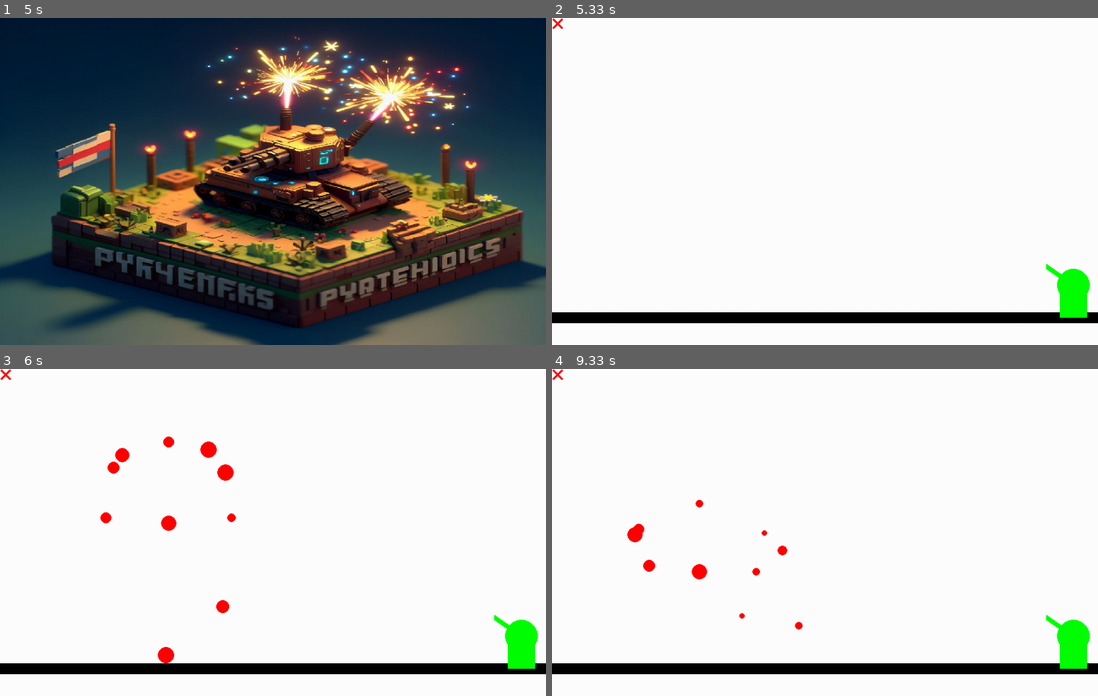
Above: before the commit, frames 1-4 (two rows, left to right).
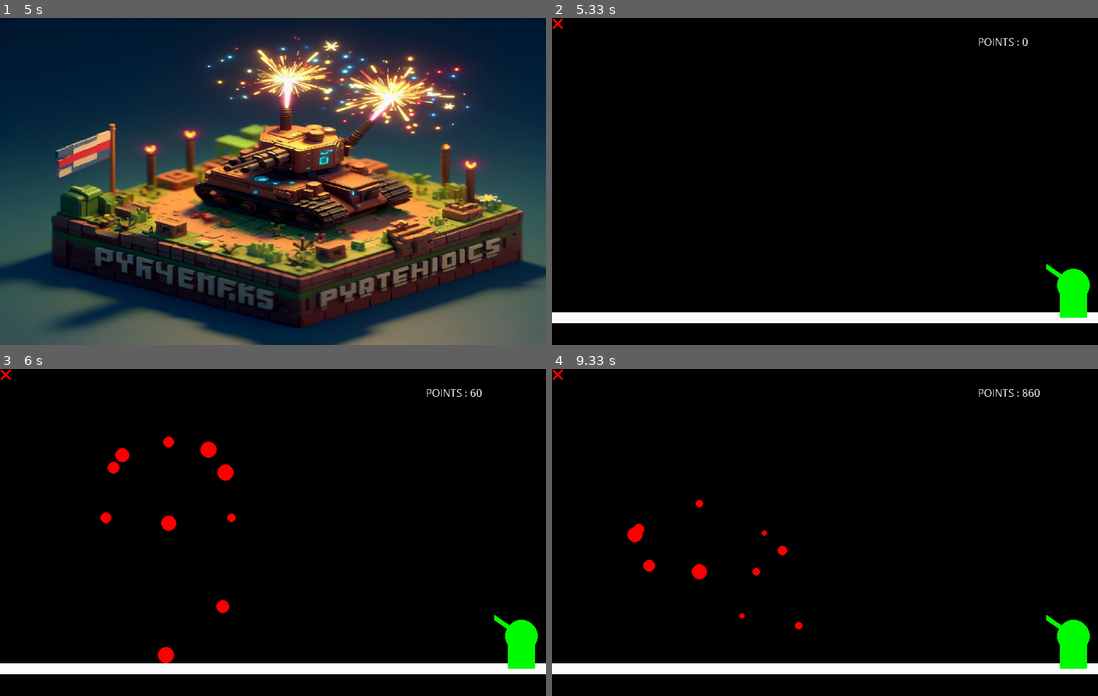
Above: after the commit, the same moments.

Repository: BapL49/projet-1---feu-d-artifices
Game: pygame game, started from main.py
Same seed, same stepped clock (60 frames per second), same inputs: the game is played once before the commit and once after it.
Inputs (mouse positions are in pixels of both pictures, inside the frame that each line leads up to):
- Up to frame 1 (5 s): no input
- Up to frame 2 (5.33 s): no input
- Up to frame 3 (6 s): click (163, 558) at 5.38 s; click (169, 454) at 5.72 s
- Up to frame 4 (9.33 s): click (633, 646) at 6.05 s; click (644, 463) at 6.38 s; click (803, 421) at 6.72 s; click (901, 552) at 7.05 s; press the mouse at (557, 375) at 7.37 s; move the mouse to (754, 503) at 7.47 s; release the mouse at (945, 633) at 7.6 s; click (792, 604) at 7.72 s; click (1027, 627) at 8.05 s; click (628, 558) at 8.38 s; click (743, 575) at 8.72 s; click (699, 516) at 9.05 s

Frame 1 is identical in both runs. In frame 2, 99% of the frame differs, in the area x 0-100%, y 0-100%; in frame 3, 98%; in frame 4, 99%.

Commit message:
comptage des points

Diff:
--- /dev/null
+++ b/CompteurPoints.py
@@ -0,0 +1,28 @@
+import pygame
+
+
+
+class CompteurPoints:
+    def __init__(self, positionX, positionY, fenetre) :
+        self.points = 0
+        self.positionX = positionX
+        self.positionY = positionY
+        self.fenetre = fenetre
+
+        # Affichage du compteur de points
+        pygame.font.init()
+
+        self.font = pygame.font.SysFont('comic Sans MS', 20)
+        self.compteur = self.font.render(f'POINTS : {self.points}', False, (255, 255, 255))
+
+        self.fenetre.blit(self.compteur, (self.positionX, self.positionY))
+        pygame.display.flip()
+
+
+    def ajouterPoints(self):
+        self.points += 10
+
+        self.compteur = self.font.render(f'POINTS : {self.points}', False, (255, 255, 255))
+        self.fenetre.blit(self.compteur, (self.positionX, self.positionY))
+
+        pygame.display.flip()
--- a/main.py
+++ b/main.py
@@ -6,6 +6,7 @@
 from Fleurs import *
 from class_Tourelle import *
 import math
+from CompteurPoints import *
 
 HAUTEUR_FENETRE = 600
 LARGEUR_FENETRE = 1000
@@ -13,6 +14,10 @@
 list_fireworks = [] #liste contenant les instances de la classe division
 limiteSol = HAUTEUR_FENETRE - 60 # position Y du sol
 fenetre = display.set_mode((LARGEUR_FENETRE, HAUTEUR_FENETRE))
+
+# variable de points global
+global points
+points = 0
 
 turret = Tourelle(fenetre)#instance de la classe tourelle
 
@@ -30,9 +35,6 @@
 
 
 
-
-
-
 def gererFirework():
     for firework in list_fireworks:
         # deltaTime in seconds.
@@ -40,9 +42,13 @@
         # turret.tir((705,345),firework)
 
         # supprime la divison si elle se trouve au dessus de limiteSol
-        if firework.positionY >= limiteSol or turret.collition==True:
+        if firework.positionY >= limiteSol :
             list_fireworks.remove(firework)
+            global points
+            points += 10
 
+        if turret.collition == True :
+            list_fireworks(firework)
 
 
 
@@ -114,17 +120,20 @@
 
 
 
-        fenetre.fill(BLANC)
+        fenetre.fill(NOIR)
         #Dessin du sol et de la tourelle
-        sol = pygame.draw.rect(fenetre, NOIR, (0, limiteSol, LARGEUR_FENETRE, 20))
+        sol = pygame.draw.rect(fenetre, BLANC, (0, limiteSol, LARGEUR_FENETRE, 20))
         tourelle_square = pygame.draw.rect(fenetre,VERT, (LARGEUR_FENETRE - 70, HAUTEUR_FENETRE - 100, 50, 50))
         tourrelle_circle = pygame.draw.circle(fenetre, VERT, (LARGEUR_FENETRE - 45 , HAUTEUR_FENETRE - 110 ), circle_radius )
         tourrelle_canon = pygame.draw.line(fenetre, VERT, (LARGEUR_FENETRE - 95, HAUTEUR_FENETRE - 145), (LARGEUR_FENETRE - 45, HAUTEUR_FENETRE - 110), 10)
         fenetre.blit(quit_surface,(0,0),)
 
+        # afficher compteur de points
+        font = pygame.font.SysFont('comic Sans MS', 20)
+        compteur = font.render(f'POINTS : {points}', False, (255, 255, 255))
+
+        fenetre.blit(compteur, (LARGEUR_FENETRE - 220, 30))
         pygame.display.flip()
-
-
 
         # permet d'actualiser la position des divisions et de les supprimer
         if len(list_fireworks) > 0:
